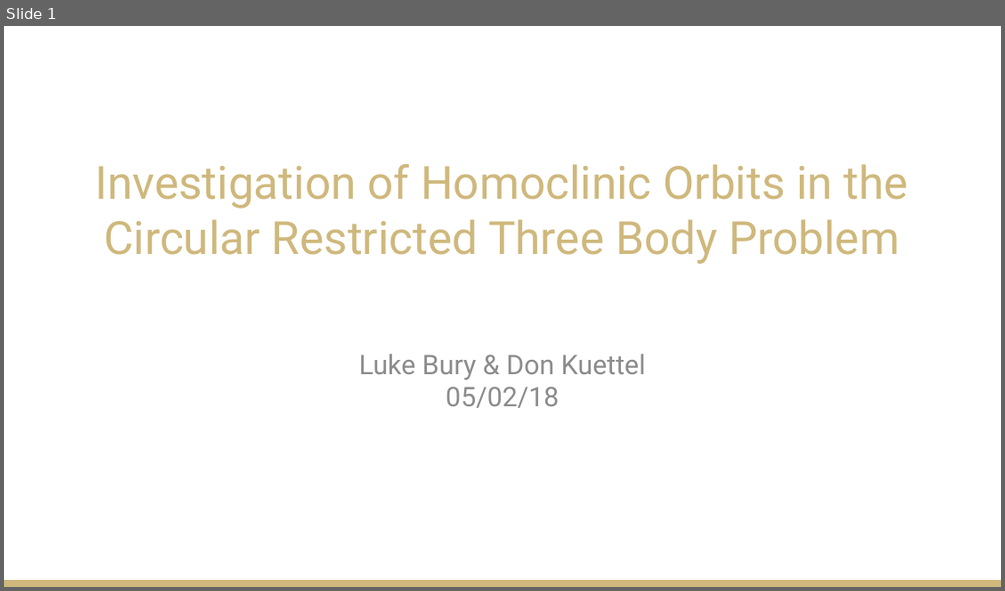
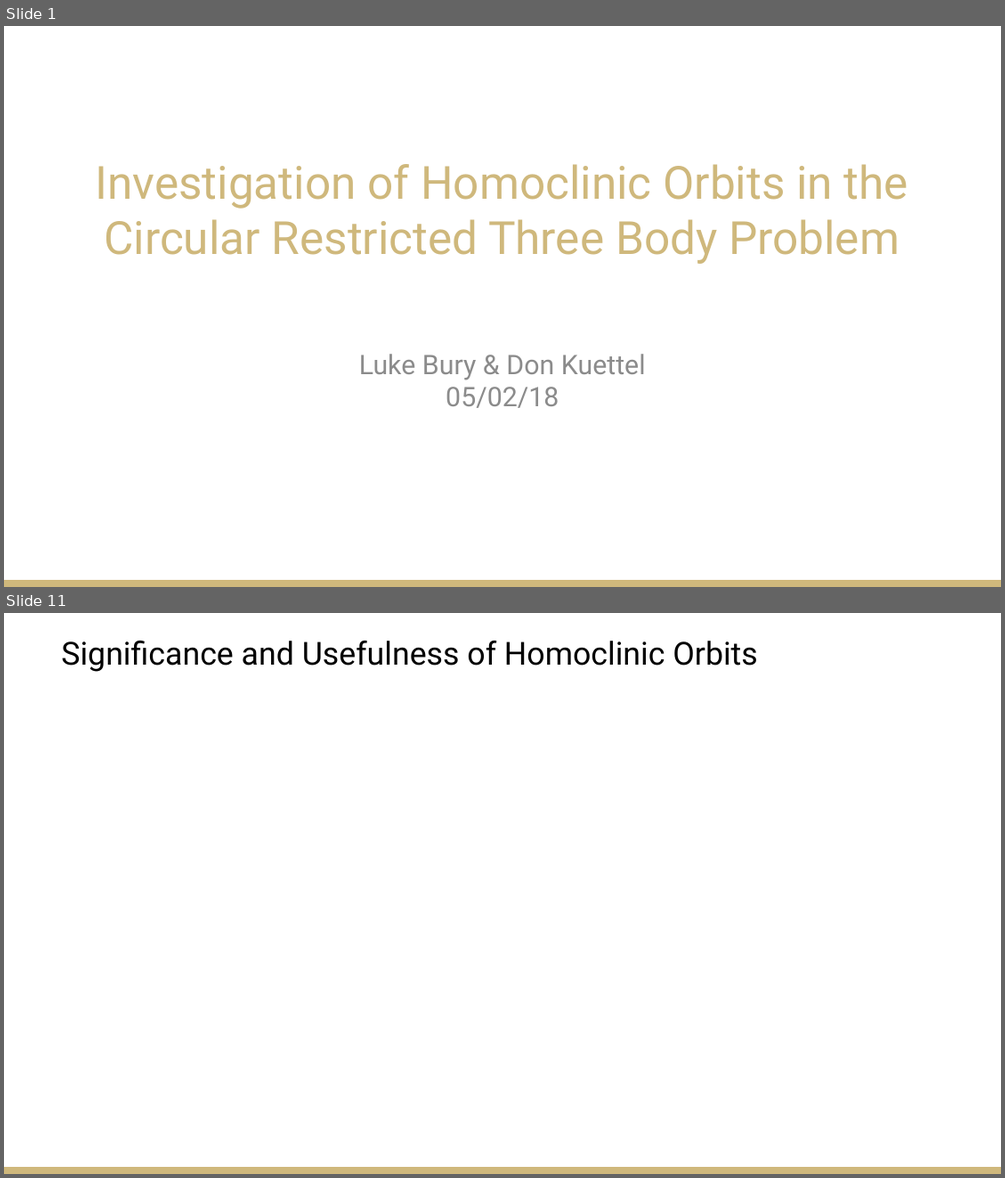
Before and after one commit to LukeBury/appm5460_proposal, a slide deck: Presentation/FinalPresentation_APPM5460_LBDK.pptx. Shown one above the other, each under a label of ours: slide 1 before the commit, slides 1 and 11 after it; the slides between them are not shown. The pictures are 1005x591 and 1005x1178 pixels, drawn with LibreOffice and Linux fonts; fonts in the diff are those of the drawing; background and template pictures are left out. Boxes give left, top, right and bottom in pixels: in the first picture for what was removed or moved away, otherwise in the second. Text is boxed around its words. In the diff, an @@ line names an element or a change of style, - is before the commit and + after.

```diff
--- a/Presentation/FinalPresentation_APPM5460_LBDK.pptx
+++ b/Presentation/FinalPresentation_APPM5460_LBDK.pptx
@@ slide 11 added at box(4, 613, 1001, 1174), background #FFFFFF; not listed: 1 template element that a slide beside it also shows @@
@@ title added at box(61, 641, 757, 672), 30.6 pt, text #000000 @@
+Significance and Usefulness of Homoclinic Orbits
```
Also in this commit, not shown: 9 other slides added, 1 slide removed.
